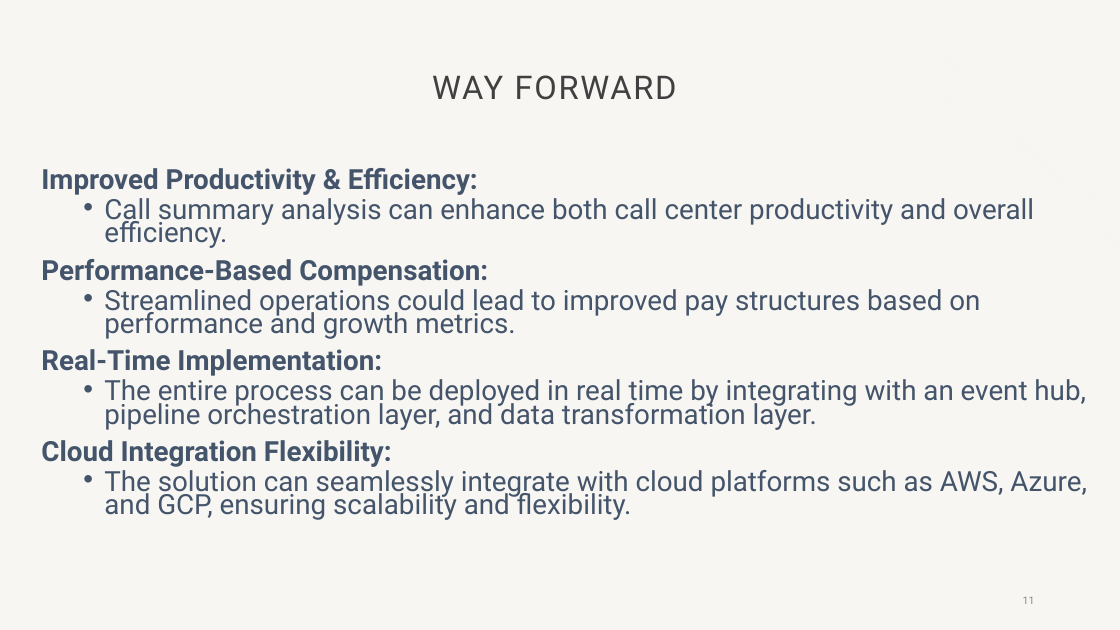
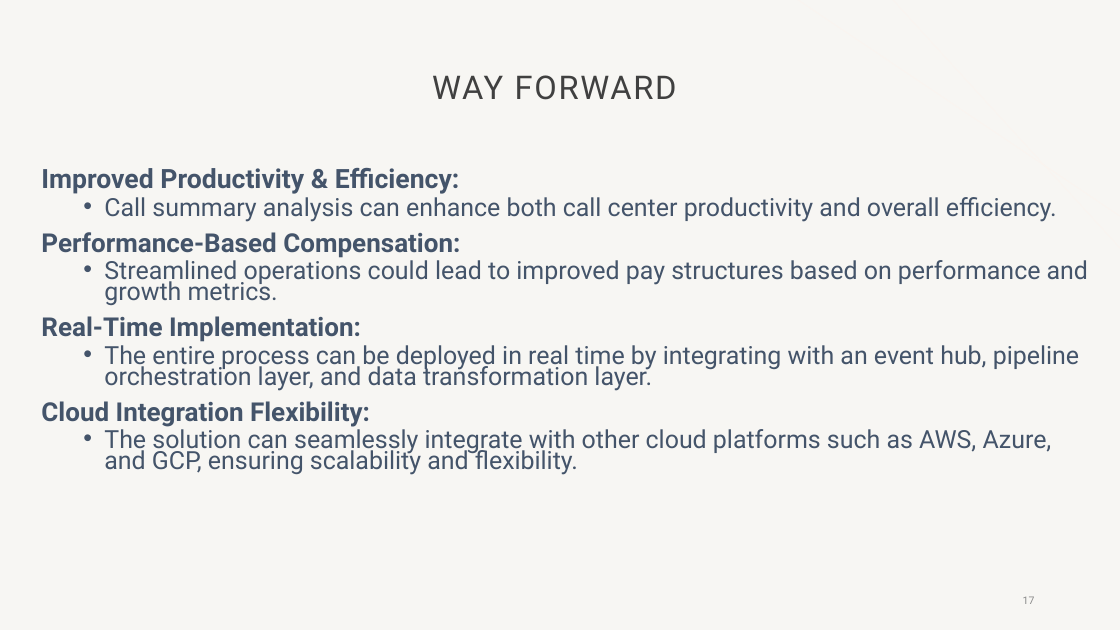
Before and after one commit to meanirban100/IBM-Watsonx-Hackathon, a slide deck: slide 17 of IBM-Watson-Presentation.pptx (slide 11 before the commit). Drawn at 1120x630 pixels with LibreOffice and Linux fonts; fonts in the diff are those of the drawing; background and template pictures are left out. Boxes give left, top, right and bottom in pixels: in the first picture for what was removed or moved away, otherwise in the second. Text is boxed around its words. In the diff, an @@ line names an element or a change of style, - is before the commit and + after.

```diff
--- a/IBM-Watson-Presentation.pptx
+++ b/IBM-Watson-Presentation.pptx
@@ text at (41,168,1088,427): size 23.8 to 22.8 pt in "Improved Productivity & Efficiency:"; size 23.8 to 21.4 pt in "Call summary analysis can enhance both call ...", "Streamlined operations could lead to improved pay ...", "The entire process can be deployed in ..."; size 23.8 to 22.3 pt in "Performance-Based Compensation:", "Real-Time Implementation:", "Cloud Integration Flexibility:" @@
@@ text at (104,425,1052,475): text changed; size 23.8 to 21.4 pt @@
-  • The solution can seamlessly integrate with cloud platforms such as AWS, Azure, and GCP, ensuring scalability and flexibility.
+  • The solution can seamlessly integrate with other cloud platforms such as AWS, Azure, and GCP, ensuring scalability and flexibility.
@@ page number at (1023,596,1035,604): text changed @@
-11
+17
```
Also in this commit, not shown: 9 other slides changed, 8 slides added, 4 slides removed, 11 other files.
